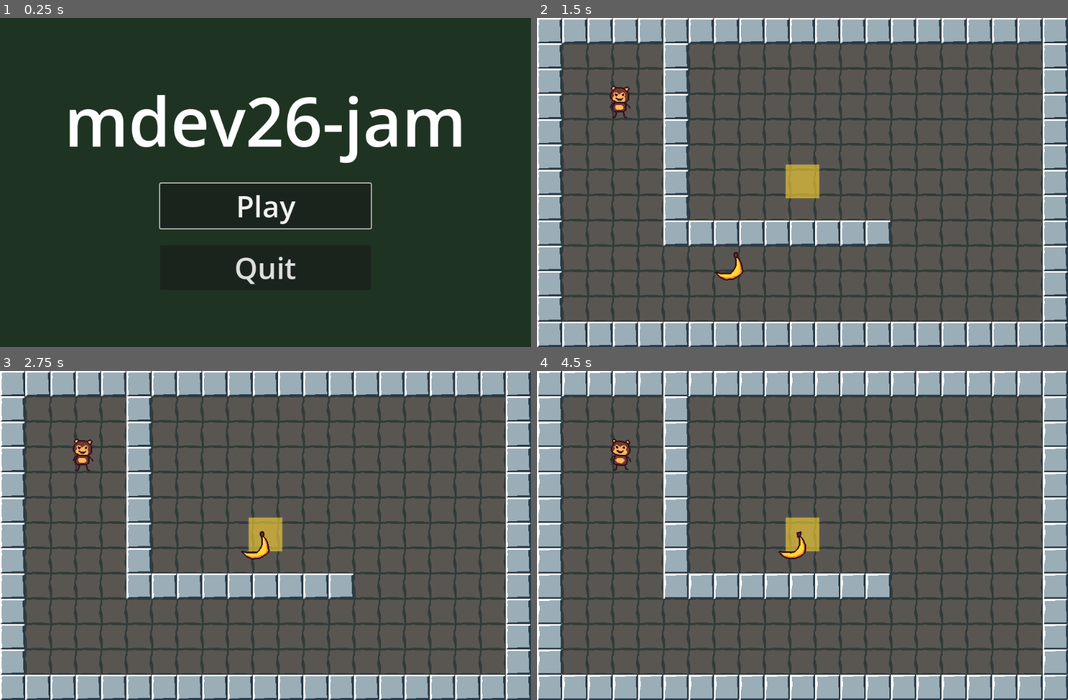
Above: before the commit, frames 1-4 (two rows, left to right).
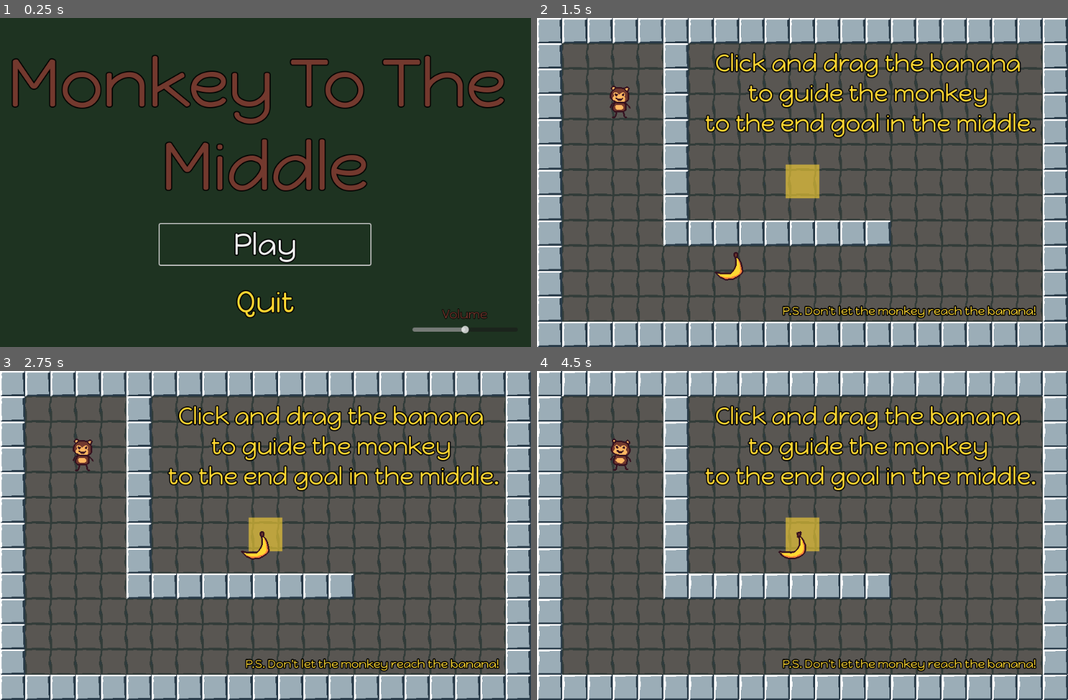
Above: after the commit, the same moments.

Repository: Octoan1/mdev26-jam
Game: Godot game, scene res://ui/title_screen/title_screen.tscn
The game is run twice, just before and just after one commit, with the same random seed, the same clock (stepped at 60 frames per second) and the same inputs.
Inputs (mouse positions are in pixels of both pictures, inside the frame that each line leads up to):
- Up to frame 1 (0.25 s): no input
- Up to frame 2 (1.5 s): click "Play" at 0.5 s; drag from (712, 284) to (802, 182) at 1.27 s
- Up to frame 3 (2.75 s): drag from (159, 551) to (265, 535) at 2.02 s
- Up to frame 4 (4.5 s): move the mouse to (855, 463) at 2.77 s; click (855, 463) at 2.92 s; drag from (775, 601) to (643, 486) at 3.52 s; tap Enter at 4.25 s; move the mouse to (961, 584) at 4.27 s; click (961, 584) at 4.42 s

The runs differ from the first frame. In frame 1, 14% of the frame differs, in the area x 2-95%, y 11-96%; in frame 2, 6.1%; in frame 3, 6.1%; in frame 4, 6.1%.

Commit message:
Small polish changes
- theme added for text and buttons
- music added
- volume slider added
- light tutorial text added on levels 1 and 2

Diff:
--- /dev/null
+++ b/autoload/audio_manager.gd
@@ -0,0 +1,16 @@
+extends Node
+const TEST_AUDIO = preload("uid://bcabmuhk50dcp")
+
+var volume: float = 0.5
+var bg_music: AudioStreamPlayer
+
+func _ready() -> void:
+	bg_music = AudioStreamPlayer.new()
+	bg_music.stream = TEST_AUDIO
+	bg_music.autoplay = true
+	bg_music.volume_linear = volume
+
+	add_child(bg_music)
+
+func update_volume() -> void:
+	bg_music.volume_linear = volume
--- a/entities/goal/goal.tscn
+++ b/entities/goal/goal.tscn
@@ -1,19 +1,19 @@
 [gd_scene format=3 uid="uid://bgoalmarkerxq"]
 
-[ext_resource type="Script" path="res://entities/goal/goal.gd" id="1_goal"]
+[ext_resource type="Script" uid="uid://bylvhvo4c232m" path="res://entities/goal/goal.gd" id="1_goal"]
 
 [sub_resource type="RectangleShape2D" id="RectangleShape2D_goal"]
 size = Vector2(40, 40)
 
-[node name="Goal" type="Area2D"]
+[node name="Goal" type="Area2D" unique_id=989508518]
 collision_layer = 8
 collision_mask = 2
 monitorable = false
 script = ExtResource("1_goal")
 
-[node name="Placeholder" type="Polygon2D" parent="."]
+[node name="Placeholder" type="Polygon2D" parent="." unique_id=1399095974]
 color = Color(1, 0.84, 0.2, 0.6)
 polygon = PackedVector2Array(-32, -32, 32, -32, 32, 32, -32, 32)
 
-[node name="CollisionShape2D" type="CollisionShape2D" parent="."]
+[node name="CollisionShape2D" type="CollisionShape2D" parent="." unique_id=1607135045]
 shape = SubResource("RectangleShape2D_goal")
--- a/levels/level_01.tscn
+++ b/levels/level_01.tscn
@@ -4,6 +4,7 @@
 [ext_resource type="TileSet" uid="uid://xccyuptqccqf" path="res://levels/tileset.tres" id="2_tiles"]
 [ext_resource type="PackedScene" uid="uid://di22plj3da3aq" path="res://entities/monkey/monkey.tscn" id="3_fc0e3"]
 [ext_resource type="PackedScene" uid="uid://bgoalmarkerxq" path="res://entities/goal/goal.tscn" id="4_goal"]
+[ext_resource type="Theme" uid="uid://cuyum86oqhuh3" path="res://ui/ui_theme.tres" id="5_mllcm"]
 
 [node name="Level01" type="Node2D" unique_id=523379493]
 
@@ -15,6 +16,30 @@
 tile_map_data = PackedByteArray("AAAAAAcAAAACAAAAAAAPAAAAAAACAAAAAAAAAAAAAAACAAAAAAAAAAEAAAACAAAAAAAAAAIAAAACAAAAAAAAAA …(1200 unchanged characters)…
 tile_set = ExtResource("2_tiles")
 
+[node name="TutorialText" type="Label" parent="." unique_id=495911146]
+offset_left = 291.0
+offset_top = 59.0
+offset_right = 977.0
+offset_bottom = 242.0
+theme = ExtResource("5_mllcm")
+theme_override_colors/font_color = Color(1, 0.84705883, 0.19607843, 1)
+theme_override_font_sizes/font_size = 44
+text = "Click and drag the banana
+to guide the monkey
+to the end goal in the middle."
+horizontal_alignment = 1
+
+[node name="TutorialText2" type="Label" parent="." unique_id=561486333]
+offset_left = 364.0
+offset_top = 542.0
+offset_right = 1050.0
+offset_bottom = 725.0
+theme = ExtResource("5_mllcm")
+theme_override_colors/font_color = Color(1, 0.84705883, 0.19607843, 1)
+theme_override_font_sizes/font_size = 22
+text = "P.S. Don't let the monkey reach the banana!"
+horizontal_alignment = 1
+
 [node name="Goal" parent="." unique_id=543434416 instance=ExtResource("4_goal")]
 position = Vector2(504, 310)
 
--- a/levels/level_02.tscn
+++ b/levels/level_02.tscn
@@ -1,6 +1,7 @@
 [gd_scene format=4 uid="uid://wuw0bxbm1uv8"]
 
 [ext_resource type="PackedScene" uid="uid://iemutaf2pf5n" path="res://entities/banana/banana.tscn" id="2_feb5d"]
+[ext_resource type="Theme" uid="uid://cuyum86oqhuh3" path="res://ui/ui_theme.tres" id="2_gia0r"]
 [ext_resource type="TileSet" uid="uid://xccyuptqccqf" path="res://levels/tileset.tres" id="2_tiles"]
 [ext_resource type="PackedScene" uid="uid://di22plj3da3aq" path="res://entities/monkey/monkey.tscn" id="3_fc0e3"]
 [ext_resource type="PackedScene" uid="uid://bgoalmarkerxq" path="res://entities/goal/goal.tscn" id="4_goal"]
@@ -16,6 +17,17 @@
 tile_map_data = PackedByteArray("AAAAAAcAAAACAAAAAAAPAAAAAAACAAAAAAAAAAAAAAACAAAAAAAAAAEAAAACAAAAAAAAAAIAAAACAAAAAAAAAA …(1232 unchanged characters)…
 tile_set = ExtResource("2_tiles")
 
+[node name="TutorialText" type="Label" parent="." unique_id=1466510995]
+offset_left = -62.0
+offset_top = 56.0
+offset_right = 624.0
+offset_bottom = 239.0
+theme = ExtResource("2_gia0r")
+theme_override_colors/font_color = Color(1, 0.84705883, 0.19607843, 1)
+theme_override_font_sizes/font_size = 32
+text = "Uh oh! Look out for hazards!"
+horizontal_alignment = 1
+
 [node name="Goal" parent="." unique_id=1116298724 instance=ExtResource("4_goal")]
 position = Vector2(505, 168)
 
--- a/project.godot
+++ b/project.godot
@@ -19,6 +19,7 @@
 
 SceneManager="*res://autoload/scene_manager.gd"
 LevelManager="*res://autoload/level_manager.gd"
+AudioManager="*uid://n5flp21rdj40"
 
 [debug]
 
@@ -35,6 +36,7 @@
 [file_customization]
 
 folder_colors={
+"res://audio/": "orange",
 "res://autoload/": "pink",
 "res://components/": "gray",
 "res://entities/": "yellow",
--- a/ui/title_screen/title_screen.gd
+++ b/ui/title_screen/title_screen.gd
@@ -22,3 +22,9 @@
 ## Closes the game.
 func _on_quit_pressed() -> void:
 	get_tree().quit()
+
+
+
+func _on_h_slider_value_changed(value: float) -> void:
+	AudioManager.volume = value
+	AudioManager.update_volume()
--- a/ui/title_screen/title_screen.tscn
+++ b/ui/title_screen/title_screen.tscn
@@ -1,8 +1,9 @@
 [gd_scene format=3 uid="uid://gywbpgqwxmdi"]
 
-[ext_resource type="Script" path="res://ui/title_screen/title_screen.gd" id="1_title"]
+[ext_resource type="Script" uid="uid://dwtl4651713hk" path="res://ui/title_screen/title_screen.gd" id="1_title"]
+[ext_resource type="Theme" uid="uid://cuyum86oqhuh3" path="res://ui/ui_theme.tres" id="2_ffat2"]
 
-[node name="TitleScreen" type="Control"]
+[node name="TitleScreen" type="Control" unique_id=1082911728]
 layout_mode = 3
 anchors_preset = 15
 anchor_right = 1.0
@@ -11,7 +12,7 @@
 grow_vertical = 2
 script = ExtResource("1_title")
 
-[node name="Background" type="ColorRect" parent="."]
+[node name="Background" type="ColorRect" parent="." unique_id=553326930]
 layout_mode = 1
 anchors_preset = 15
 anchor_right = 1.0
@@ -20,7 +21,7 @@
 grow_vertical = 2
 color = Color(0.12, 0.2, 0.13, 1)
 
-[node name="CenterContainer" type="CenterContainer" parent="."]
+[node name="CenterContainer" type="CenterContainer" parent="." unique_id=2069472670]
 layout_mode = 1
 anchors_preset = 15
 anchor_right = 1.0
@@ -28,28 +29,63 @@
 grow_horizontal = 2
 grow_vertical = 2
 
-[node name="VBoxContainer" type="VBoxContainer" parent="CenterContainer"]
+[node name="VBoxContainer" type="VBoxContainer" parent="CenterContainer" unique_id=1079567276]
 layout_mode = 2
 theme_override_constants/separation = 32
 
-[node name="Title" type="Label" parent="CenterContainer/VBoxContainer"]
+[node name="Title" type="Label" parent="CenterContainer/VBoxContainer" unique_id=491446813]
 layout_mode = 2
+theme = ExtResource("2_ffat2")
 theme_override_font_sizes/font_size = 128
-text = "mdev26-jam"
+text = "Monkey To The
+Middle"
 horizontal_alignment = 1
 
-[node name="PlayButton" type="Button" parent="CenterContainer/VBoxContainer"]
+[node name="PlayButton" type="Button" parent="CenterContainer/VBoxContainer" unique_id=326681726]
 unique_name_in_owner = true
 custom_minimum_size = Vector2(400, 0)
 layout_mode = 2
 size_flags_horizontal = 4
+theme = ExtResource("2_ffat2")
 theme_override_font_sizes/font_size = 56
 text = "Play"
 
-[node name="QuitButton" type="Button" parent="CenterContainer/VBoxContainer"]
+[node name="QuitButton" type="Button" parent="CenterContainer/VBoxContainer" unique_id=134605330]
 unique_name_in_owner = true
 custom_minimum_size = Vector2(400, 0)
 layout_mode = 2
 size_flags_horizontal = 4
+theme = ExtResource("2_ffat2")
 theme_override_font_sizes/font_size = 56
 text = "Quit"
+
+[node name="HSlider" type="HSlider" parent="." unique_id=945209754]
+custom_minimum_size = Vector2(200, 0)
+layout_mode = 1
+anchors_preset = 3
+anchor_left = 1.0
+anchor_top = 1.0
+anchor_right = 1.0
+anchor_bottom = 1.0
+offset_left = -225.0
+offset_top = -41.0
+offset_right = -25.0
+offset_bottom = -25.0
+grow_horizontal = 0
+grow_vertical = 0
+max_value = 1.0
+step = 0.01
+value = 0.5
+
+[node name="VolumeLabel" type="Label" parent="." unique_id=2086328803]
+layout_mode = 0
+offset_left = 839.0
+offset_top = 547.0
+offset_right = 927.0
+offset_bottom = 581.0
+theme = ExtResource("2_ffat2")
+theme_override_constants/outline_size = 4
+theme_override_font_sizes/font_size = 24
+text = "Volume"
+
+[connection signal="value_changed" from="HSlider" to="." method="_on_h_slider_value_changed"]
--- /dev/null
+++ b/ui/ui_theme.tres
@@ -0,0 +1,102 @@
+[gd_resource type="Theme" format=3 uid="uid://cuyum86oqhuh3"]
+
+[ext_resource type="FontFile" uid="uid://cbtaajul82ejr" path="res://ui/fonts/HappyMonkey-Regular.ttf" id="1_udl1o"]
+
+[sub_resource type="StyleBoxFlat" id="StyleBoxFlat_udl1o"]
+content_margin_left = 4.0
+content_margin_top = 4.0
+content_margin_right = 4.0
+content_margin_bottom = 4.0
+bg_color = Color(0.1, 0.1, 0.1, 0.3)
+corner_radius_top_left = 3
+corner_radius_top_right = 3
+corner_radius_bottom_right = 3
+corner_radius_bottom_left = 3
+corner_detail = 5
+
+[sub_resource type="StyleBoxFlat" id="StyleBoxFlat_4mq11"]
+content_margin_left = 4.0
+content_margin_top = 4.0
+content_margin_right = 4.0
+content_margin_bottom = 4.0
+bg_color = Color(1, 1, 1, 0.75)
+draw_center = false
+border_width_left = 2
+border_width_top = 2
+border_width_right = 2
+border_width_bottom = 2
+corner_radius_top_left = 3
+corner_radius_top_right = 3
+corner_radius_bottom_right = 3
+corner_radius_bottom_left = 3
+corner_detail = 5
+expand_margin_left = 2.0
+expand_margin_top = 2.0
+expand_margin_right = 2.0
+expand_margin_bottom = 2.0
+
+[sub_resource type="StyleBoxFlat" id="StyleBoxFlat_vuqvt"]
+content_margin_left = 4.0
+content_margin_top = 4.0
+content_margin_right = 4.0
+content_margin_bottom = 4.0
+bg_color = Color(0.07058824, 0.22352941, 0.22352941, 0.6)
+corner_radius_top_left = 3
+corner_radius_top_right = 3
+corner_radius_bottom_right = 3
+corner_radius_bottom_left = 3
+corner_detail = 5
+
+[sub_resource type="StyleBoxFlat" id="StyleBoxFlat_bp0j3"]
+content_margin_left = 4.0
+content_margin_top = 4.0
+content_margin_right = 4.0
+content_margin_bottom = 4.0
+bg_color = Color(0.08483615, 0.08483615, 0.08483615, 0)
+corner_radius_top_left = 3
+corner_radius_top_right = 3
+corner_radius_bottom_right = 3
+corner_radius_bottom_left = 3
+corner_detail = 5
+
+[sub_resource type="StyleBoxFlat" id="StyleBoxFlat_cnyj1"]
+content_margin_left = 4.0
+content_margin_top = 4.0
+content_margin_right = 4.0
+content_margin_bottom = 4.0
+bg_color = Color(0, 0, 0, 0.6)
+corner_radius_top_left = 3
+corner_radius_top_right = 3
+corner_radius_bottom_right = 3
+corner_radius_bottom_left = 3
+corner_detail = 5
+
+[resource]
+Button/colors/font_color = Color(1, 0.84705883, 0.19607843, 1)
+Button/colors/font_disabled_color = Color(0.875, 0.875, 0.875, 0.5)
+Button/colors/font_focus_color = Color(0.95, 0.95, 0.95, 1)
+Button/colors/font_hover_color = Color(0.95, 0.95, 0.95, 1)
+Button/colors/font_hover_pressed_color = Color(1, 1, 1, 1)
+Button/colors/font_outline_color = Color(0, 0, 0, 1)
+Button/colors/font_pressed_color = Color(1, 1, 1, 1)
+Button/colors/icon_disabled_color = Color(1, 1, 1, 0.4)
+Button/colors/icon_focus_color = Color(1, 1, 1, 1)
+Button/colors/icon_hover_color = Color(1, 1, 1, 1)
+Button/colors/icon_hover_pressed_color = Color(1, 1, 1, 1)
+Button/colors/icon_normal_color = Color(1, 1, 1, 1)
+Button/colors/icon_pressed_color = Color(1, 1, 1, 1)
+Button/constants/align_to_largest_stylebox = 0
+Button/constants/h_separation = 4
+Button/constants/icon_max_width = 0
+Button/constants/outline_size = 8
+Button/font_sizes/font_size = 16
+Button/fonts/font = ExtResource("1_udl1o")
+Button/styles/disabled = SubResource("StyleBoxFlat_udl1o")
+Button/styles/focus = SubResource("StyleBoxFlat_4mq11")
+Button/styles/hover = SubResource("StyleBoxFlat_vuqvt")
+Button/styles/normal = SubResource("StyleBoxFlat_bp0j3")
+Button/styles/pressed = SubResource("StyleBoxFlat_cnyj1")
+Label/colors/font_color = Color(0.4509804, 0.22352941, 0.18039216, 1)
+Label/colors/font_outline_color = Color(0, 0, 0, 1)
+Label/constants/outline_size = 8
+Label/fonts/font = ExtResource("1_udl1o")
Not shown, added: audio/test-audio.mp3.import
Not shown, added: autoload/audio_manager.gd.uid
Not shown: 1 places in game/game.tscn that only renumber resources
Binary file added: ui/fonts/HappyMonkey-Regular.ttf
Not shown, added: ui/fonts/HappyMonkey-Regular.ttf.import
Not shown, added: audio/test-audio.mp3
